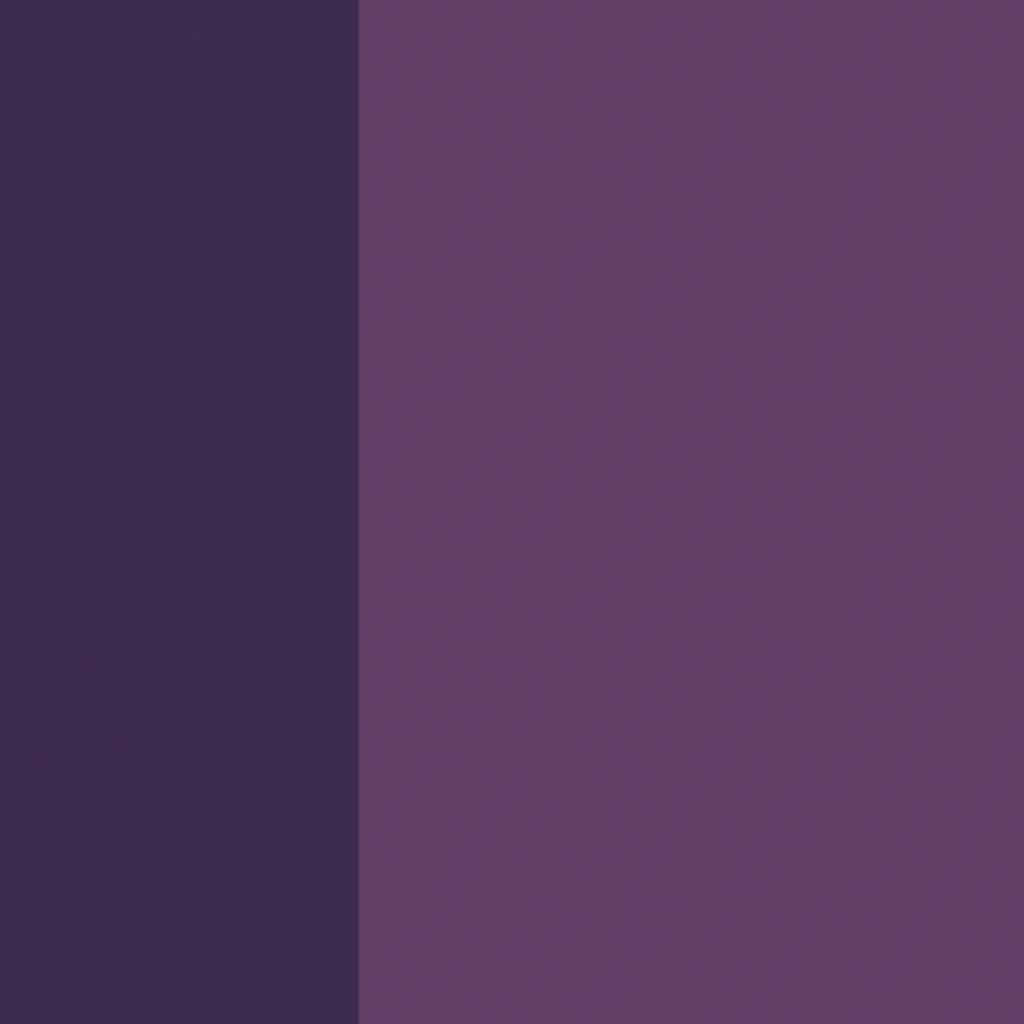
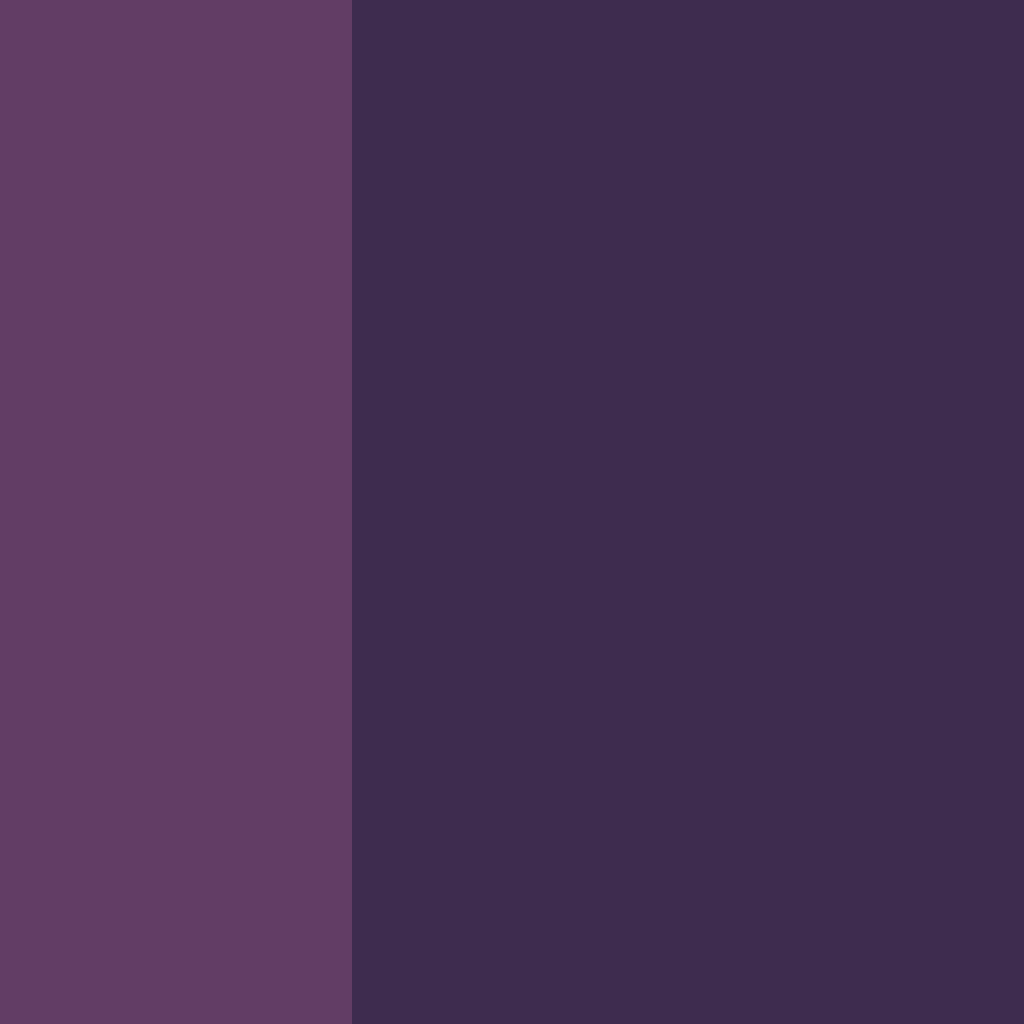
Revision of a layered 1024px x 1024px image; what changed, layer by layer:
painted on "图层 3" over 0, 0, 1024, 1024
